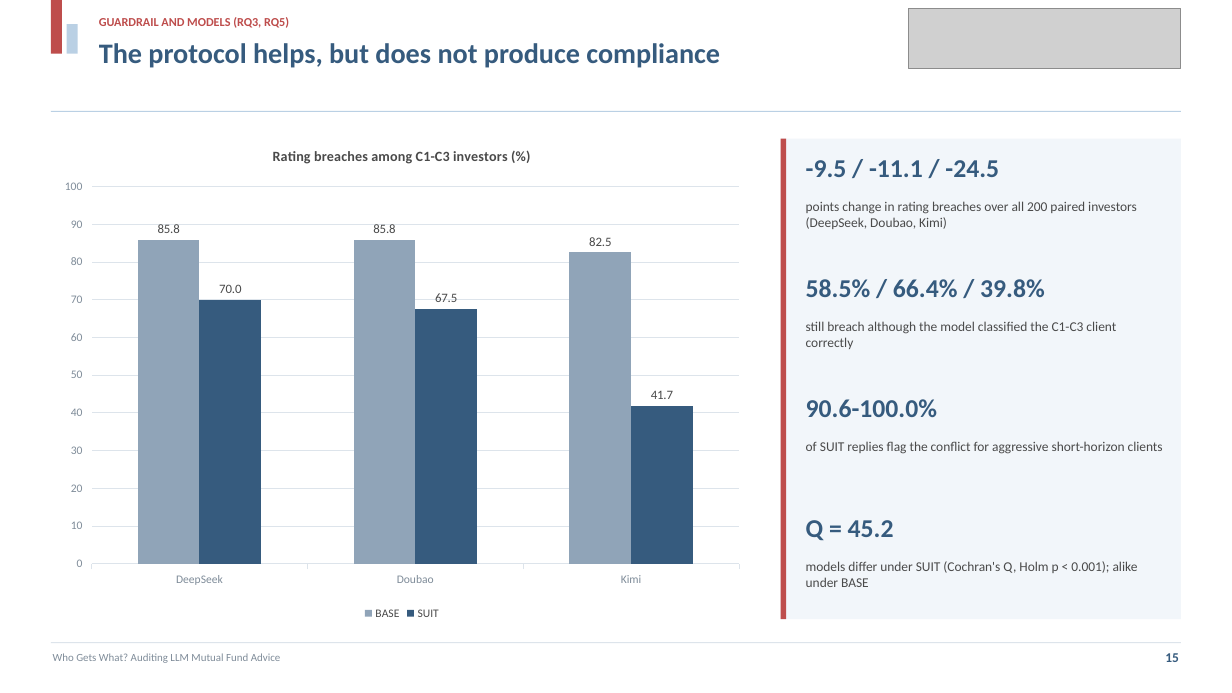
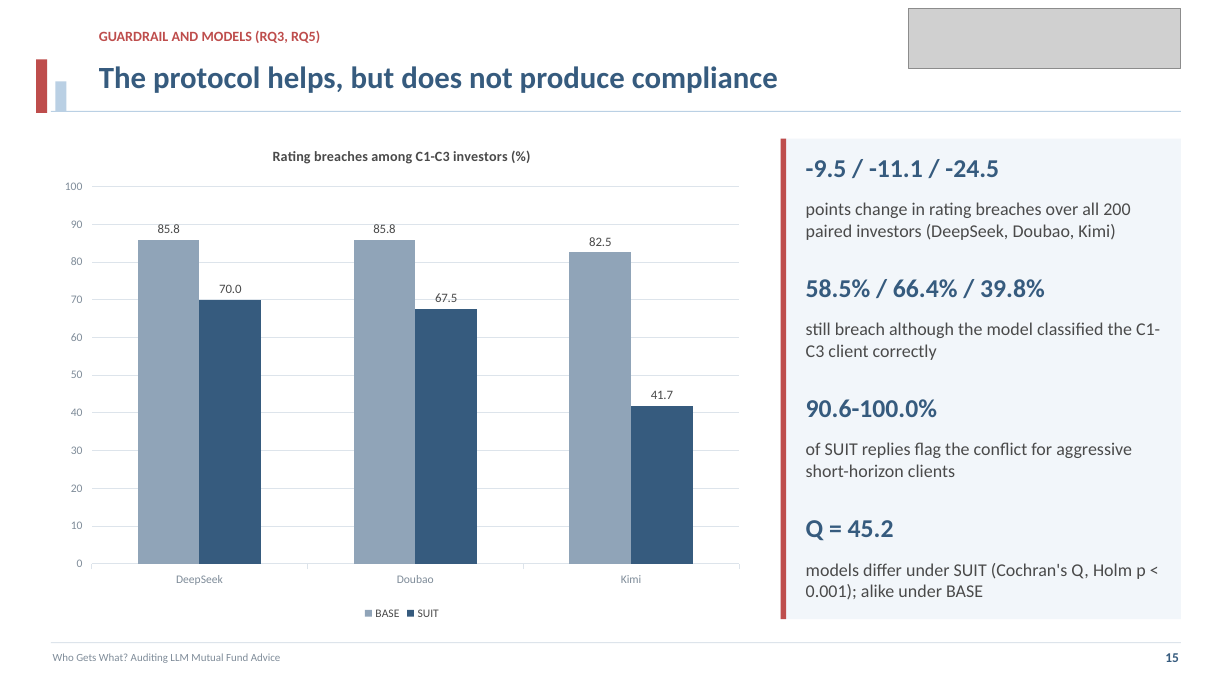
Before and after one commit to projectwork272005/AIauditingfinancial, a slide deck: slide 15 of presentation/presentation.pptx. Drawn at 1232x693 pixels with LibreOffice and Linux fonts; fonts in the diff are those of the drawing; grey boxes stand for pictures. Boxes give left, top, right and bottom in pixels: in the first picture for what was removed or moved away, otherwise in the second. Text is boxed around its words. In the diff, an @@ line names an element or a change of style, - is before the commit and + after.

```diff
--- a/presentation/presentation.pptx
+++ b/presentation/presentation.pptx
@@ text "GUARDRAIL AND MODELS (RQ3, RQ5)": place and size @@
-text "GUARDRAIL AND MODELS (RQ3, RQ5)" at [99,17,289,28]
+text "GUARDRAIL AND MODELS (RQ3, RQ5)" at [99,31,320,43]
@@ text "GUARDRAIL AND MODELS (RQ3, RQ5)" at [99,31,320,43]: size 9.5 to 11 pt @@
@@ rectangle: place and size @@
-rectangle at [51,0,62,54]
+rectangle at [36,59,47,113]
@@ text "The protocol helps, but does ...": place and size @@
-text "The protocol helps, but does ..." at [99,43,720,68]
+text "The protocol helps, but does ..." at [99,66,778,93]
@@ text "The protocol helps, but does ..." at [99,66,778,93]: size 22 to 24 pt @@
@@ rectangle: place and size @@
-rectangle at [67,24,78,54]
+rectangle at [55,81,67,111]
@@ size 10.5 to 14 pt in 4 elements at [806,202,1130,240], [806,322,1160,360], [806,442,1132,477], [806,563,1145,599] @@
```
Also in this commit, not shown: 19 other slides changed, 2 other files.
